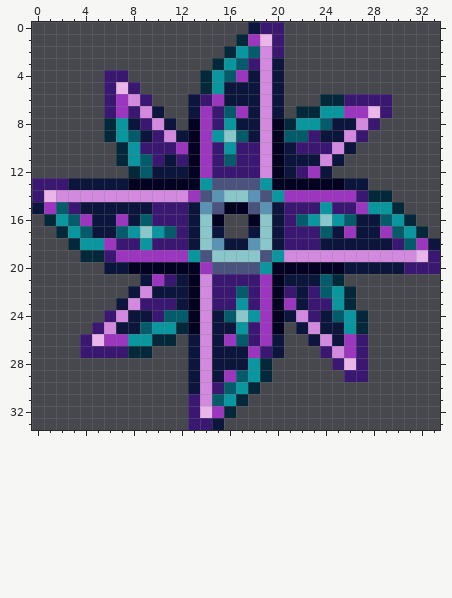
Pixel-art sprite, stored at Content/Items/Accessories/Drills/MooMooDrillCasing.png. Above, as it was before the edit.
The file is 68x68 pixels, drawn in blocks of 2x2; one block is one cell here.
Once edited:
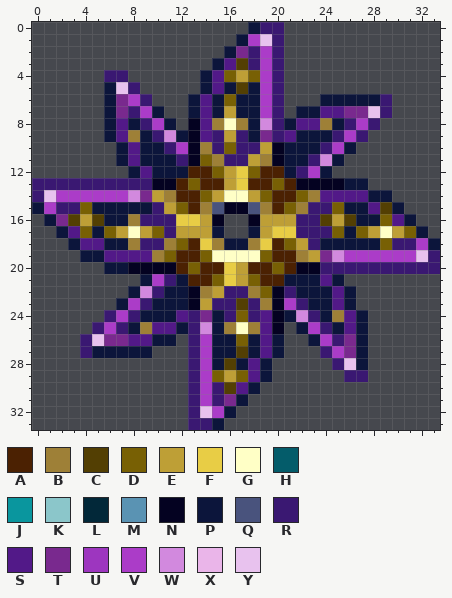
Palette (. is transparent): A #4b2102  B #9e8037  C #533f03  D #786004  E #be9f36  F #e8cd45  G #ffffc6  H #045c6a  J #0a969e  K #8bc6ca  L #022839  M #5a93b3  N #040221  P #0c153b  Q #49537d  R #3a1872  S #521988  T #79298e  U #9d36bf  V #ab3cc8  W #d289de  X #eab5e9  Y #e8c2ee
From old to new:
@@ x 0..33 @@
  0 ..................PRR.............
- 1 .................LUXR.............
- 2 ................LJHWR.............
- 3 ...............LJHRWP.............
- 4 ......RR......LJHUPWP.............
- 5 ......RXR.....LJPPPWP.............
- 6 ......RUWR...PRUPPPWP...LLRRRR....
- 7 ......RURWP..PURHUPWP.LLJJUUXR....
- 8 ......LJPRWP.NURJPPWNLJJHPPWR.....
- 9 ......LJHPRWPNUJKHPWNHHRPPWR......
-10 .......LJRRRUNURJRRWNPRRRWP.......
-11 .......LJHRPRNURHRRWNPPPWP........
-12 ........LHPPPNURRRRWNPRUP.........
-13 RRRPPPPPNNNNNNJQQQQJNNNNNNPP......
-14 RXWWWWWWWWWWWUQMKKMQJUUUUUURLL....
-15 PUHRPPPPPPRRRPMQNNQMPRRRJRRUJJL...
-16 .LJHUPPUPHRRRPKN..NKPRHJKJHPPHJL..
-17 ..LJHPPHJKJHRPKP..PKPRRRHPUPPUHJL.
-18 ...LJJURRJRRRPKMPPMKPRRRPPPPPPRHUP
-19 ....LLRUUUUUUJQKKKKQJWWWWWWWWWWWXR
-20 ......PPNNNNNNUQQQQJNNNNNNPPPPPRRR
-21 .........PURPNWRRRRUNPPPHL........
-22 ........PWPPPNWRRHRUNRPRHJL.......
-23 .......PWRRRPNWRRJRUNUPRRJL.......
-24 ......RWPPRHHNWPHKJUNPWRPHJL......
-25 .....RWPPHJJLNWPPJRUN.PWPPJL......
-26 ....RXUUJJLL.PWPUHRUP..PWPUR......
-27 ....RRRRLL...PWPPPURP...RWUR......
-28 .............PWPPPJL.....RXR......
-29 .............PWPUHJL......RR......
-30 .............PWRHJL...............
-31 .............RWHJL................
-32 .............RXUL.................
+ 1 .................PVYR.............
+ 2 ................PTRVR.............
+ 3 ...............PSCRVR.............
+ 4 ......RR......PSDEDVR.............
+ 5 ......PYR.....PSPCPVR.............
+ 6 ......PTVR...PSPDPPVR...PPPPPR....
+ 7 ......PTRVP..PSPEPPVR.PPSSTTYR....
+ 8 ......PSPRVP.NSBGBPWRPSSBPRVR.....
+ 9 ......PSBPRWPNSRERPTRSPPPRVR......
+10 .......PSPPRVNBRDRRENPPPRVP.......
+11 .......PSPPPRNDBRREBNPPRWP........
+12 ........PSPPPAADEFDAAPRVP.........
+13 RRRRRRRRRRNNADAAEFAADANNNNPP......
+14 RYVVVVVVWTEBAADEGGEDAADBSSSSPP....
+15 PVRRDPPPPPREDABQNNQBADBRRDPPSCP...
+16 .PTCECPPBRRRFFEN..NEEERRCECPPDSP..
+17 ..PSDPDEGEDREEEP..PEFFRRRDPDEGEDP.
+18 ...PSSPPBRRBDAFBPPBFADERPPPPPDRRVP
+19 ....PPSSSSBDAADGGGGDAABETWVVVVVVYR
+20 ......PPNNNNADAAFEAADANNRRRRRRRRRR
+21 .........PVRPAADFEDAAPPPSP........
+22 ........PWRPPNBERRBDNRPPPSP.......
+23 .......PVRPPPNERRCRBNVRPPSP.......
+24 ......RVRPPPSRTPRDRSNPWRPBSP......
+25 .....RVRPBSSPRWPBGBSN.PVRPSP......
+26 ....RYTTSSPP.RVPPDPSP..PVRTP......
+27 ....RPPPPP...RVPPCPSP...RVTP......
+28 .............RVPCPSP.....RYP......
+29 .............RVDEDSP......RR......
+30 .............RVRCSP...............
+31 .............RVRTP................
+32 .............RYVP.................
 33 .............RRP..................
